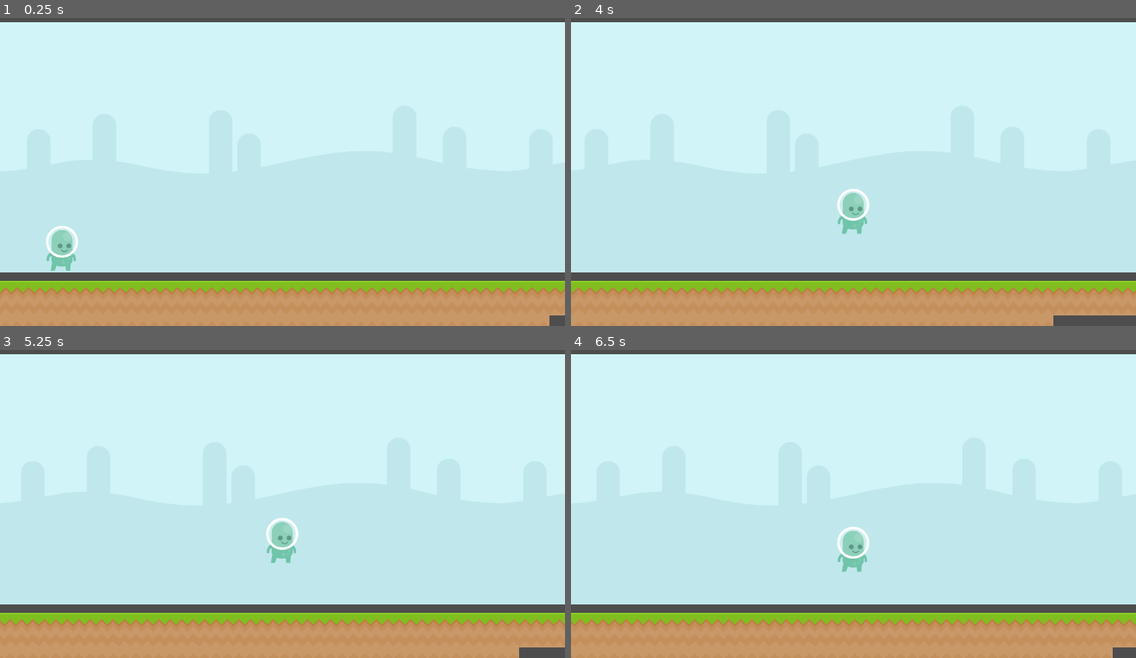
Above: before the commit, frames 1-4 (two rows, left to right).
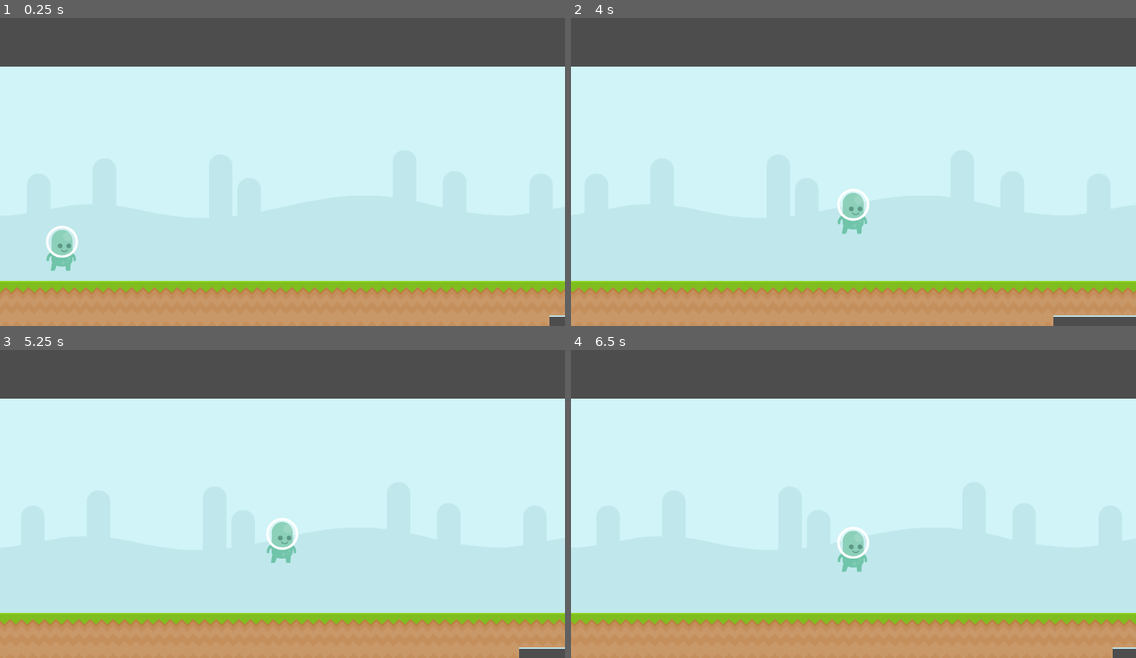
Above: after the commit, the same moments.

Repository: RafaelForbeck/the-way
Game: Godot game, scene res://scenes/phase.tscn
Two runs of this game, one before a commit and one after it. Both use one fixed random seed, a clock stepped at 60 frames per second and the inputs below.
Inputs:
- Up to frame 1 (0.25 s): no input
- Up to frame 2 (4 s): tap Enter (jump) at 0.5, 0.77, 1.52, 3.02, 3.77 s; hold Right (ui_right) 0.53-2.03 s; hold Left (ui_left) 2.03-2.78 s; hold Right (ui_right) from 2.78 s (still down)
- Up to frame 3 (5.25 s): release Right (ui_right) at 4.28 s; hold Left (ui_left) 4.28-5.03 s; tap Enter (jump) at 4.52 s; hold Right (ui_right) from 5.03 s (still down)
- Up to frame 4 (6.5 s): release Right (ui_right) at 5.78 s; hold Left (ui_left) from 5.78 s (still down); tap Enter (jump) at 6.02 s

The runs differ from the first frame. In frame 1, 17% of the frame differs, in the area x 0-100%, y 1-98%; in frame 2, 17%; in frame 3, 17%; in frame 4, 17%.

Commit message:
feat: background parallax adjustments

Diff:
--- a/scenes/phase.tscn
+++ b/scenes/phase.tscn
@@ -181,9 +181,11 @@
 [node name="Phase" type="Node2D"]
 
 [node name="ParallaxBackground" type="ParallaxBackground" parent="."]
+offset = Vector2(0, 50)
+transform = Transform2D(1, 0, 0, 1, 0, 50)
 
 [node name="ParallaxLayer" type="ParallaxLayer" parent="ParallaxBackground"]
-motion_scale = Vector2(0.2, 0.2)
+motion_scale = Vector2(0.2, 0.5)
 motion_mirroring = Vector2(1024, 0)
 
 [node name="Sprite2D" type="Sprite2D" parent="ParallaxBackground/ParallaxLayer"]
